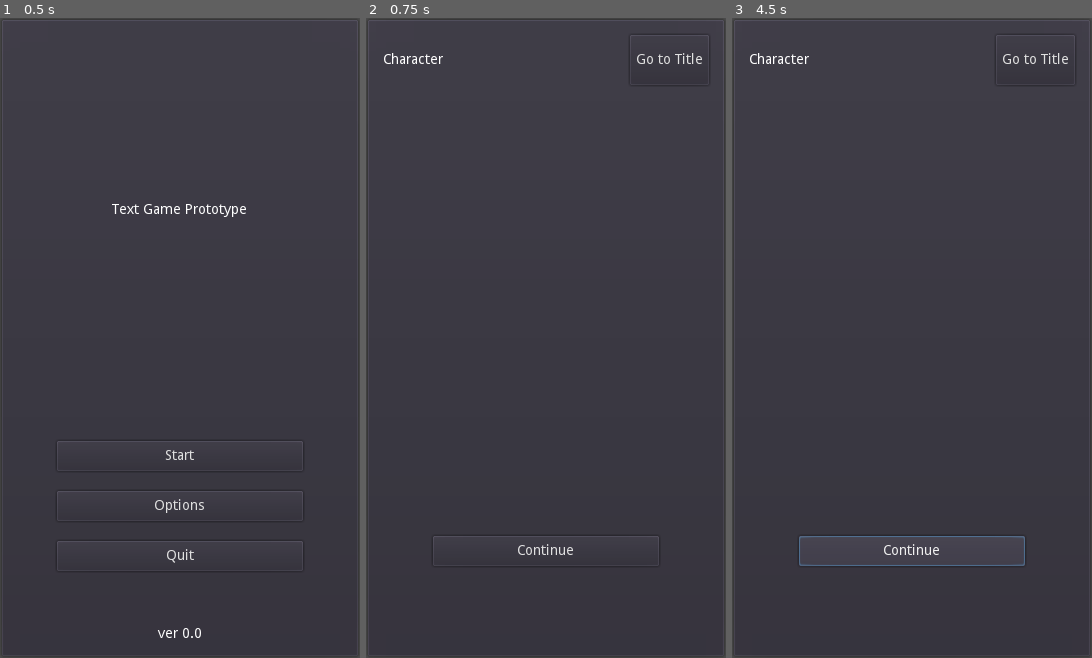
Above: before the commit, frames 1-3 (left to right).
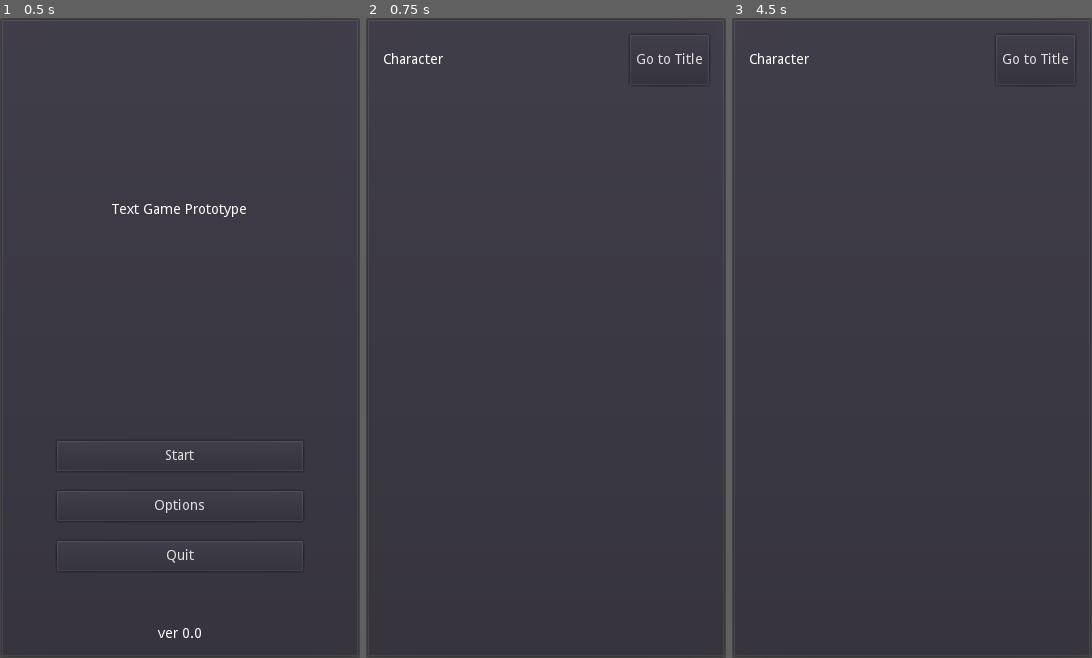
Above: after the commit, the same moments.

Repository: philipuriarte/A-Churchyard-of-Orphans
Game: Godot game, scene res://scenes/main.tscn
Same seed, same stepped clock (60 frames per second), same inputs: the game is played once before the commit and once after it.
Inputs (mouse positions are in pixels of both pictures, inside the frame that each line leads up to):
- Up to frame 1 (0.5 s): no input
- Up to frame 2 (0.75 s): click "Start" at 0.5 s
- Up to frame 3 (4.5 s): click "Go to Title" at 1.25 s; click "Start" at 2 s; click "Go to Title" at 2.75 s; click "Start" at 3.5 s; click (912, 549) at 4.25 s, where only the run before the commit has a clickable "Continue"

Frame 1 is identical in both runs. In frame 2, 0.2% of the frame differs, in the area x 18-82%, y 80-84%; in frame 3, 0.4%, in the area x 18-82%, y 80-86%.

Commit message:
Delete nodes in game_screen

Diff:
--- a/scenes/game_screen.tscn
+++ b/scenes/game_screen.tscn
@@ -42,43 +42,10 @@
 margin_bottom = 50.0
 text = "Go to Title"
 
-[node name="ContentContainer" type="VBoxContainer" parent="MarginContainer/MainCointainer"]
+[node name="BottomContainer" type="HBoxContainer" parent="MarginContainer/MainCointainer"]
 margin_top = 65.0
 margin_right = 326.0
-margin_bottom = 476.0
-size_flags_vertical = 3
-
-[node name="NarrativeText" type="RichTextLabel" parent="MarginContainer/MainCointainer/ContentContainer"]
-margin_right = 326.0
-margin_bottom = 411.0
-size_flags_vertical = 3
-
-[node name="ChoicesMargin" type="MarginContainer" parent="MarginContainer/MainCointainer"]
-margin_top = 491.0
-margin_right = 326.0
-margin_bottom = 541.0
-rect_min_size = Vector2( 0, 50 )
-custom_constants/margin_right = 50
-custom_constants/margin_left = 50
-
-[node name="ChoicesContainer" type="VBoxContainer" parent="MarginContainer/MainCointainer/ChoicesMargin"]
-margin_left = 50.0
-margin_right = 276.0
-margin_bottom = 50.0
-custom_constants/separation = 10
-alignment = 1
-
-[node name="ContinueButton" type="Button" parent="MarginContainer/MainCointainer/ChoicesMargin/ChoicesContainer"]
-margin_top = 10.0
-margin_right = 226.0
-margin_bottom = 40.0
-rect_min_size = Vector2( 0, 30 )
-text = "Continue"
-
-[node name="BottomContainer" type="HBoxContainer" parent="MarginContainer/MainCointainer"]
-margin_top = 556.0
-margin_right = 326.0
-margin_bottom = 606.0
+margin_bottom = 115.0
 rect_min_size = Vector2( 0, 50 )
 
 [connection signal="pressed" from="MarginContainer/MainCointainer/TopContainer/TitleButton" to="." method="_on_TitleButton_pressed"]
